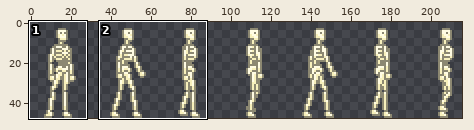
File history of a pixel-art file, assets/images/skeleton-walk.aseprite. Above, an overview of the earlier version with the close-up marked.
Close-up. Before the edit:
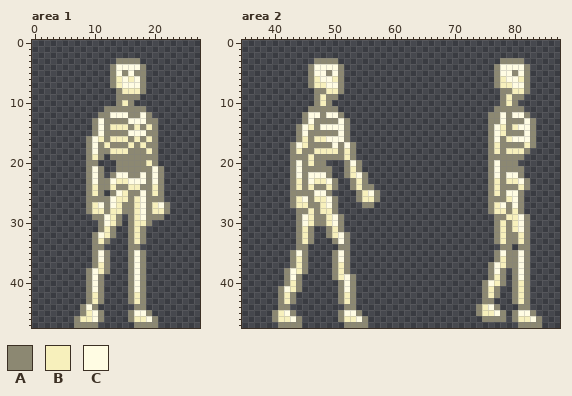
224x48 pixels, 1 frame. Shown: area 1: x 0..27, y 0..47; area 2: x 35..87, y 0..47. The wide view leaves out empty margins. The commit also changed other parts of the picture, which this record leaves out.
Palette (. is transparent): A #8c8872  B #f7f0bc  C #fffce3
The result:
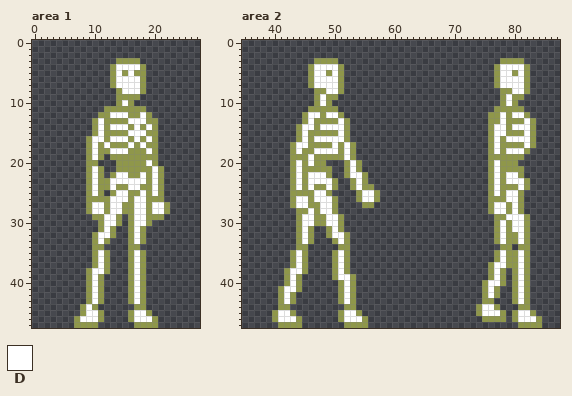
Colours new in this view: D #ffffff
Change:
colour A: #8c8872 -> #8f974a
Area 1:
y 4: x 14..17 CCCC -> DDDD
y 5: x 14 C -> D; x 16 C -> D
y 6: x 14..17 BCBC -> DDDD
y 7: x 14..17 BCCC -> DDDD
y 8: x 15..17 BBB -> DDD
y 10: x 15 B -> D
y 12: x 13..15 CCC -> DDD; x 18 C -> D
y 13: x 11 C -> D; x 16..18 CCC -> DDD
y 14: x 11 C -> D; x 13..15 BBB -> DDD; x 17 B -> D; x 19 B -> D
y 15: x 11 C -> D; x 16..18 CCC -> DDD
y 16: x 10..11 CB -> DD; x 13..15 BBB -> DDD; x 17 B -> D; x 19 B -> D
y 17: x 10 C -> D; x 12 B -> D; x 16 B -> D; x 18 B -> D
y 18: x 10 C -> D; x 13..15 BBB -> DDD; x 19 B -> D
y 19: x 10 B -> D
y 20: x 19 B -> D
y 21: x 10 C -> D; x 20 C -> D
y 22: x 10 C -> D; x 14..15 CC -> DD; x 18 C -> D; x 20 C -> D
y 23: x 10 C -> D; x 13..18 CBBCCC -> DDDDDD; x 20 C -> D
y 24: x 10 B -> D; x 13 B -> D; x 16..17 BB -> DD; x 20 B -> D
y 25: x 10 B -> D; x 14..15 CB -> DD; x 18 C -> D; x 20 B -> D
y 26: x 13..15 CBB -> DDD; x 17..18 BC -> DD
y 27: x 10..11 BC -> DD; x 13..14 CB -> DD; x 17..18 BC -> DD; x 20..21 BC -> DD
y 28: x 10..11 BB -> DD; x 13..14 BB -> DD; x 17..18 BC -> DD; x 20..21 BB -> DD
y 29: x 12..13 CB -> DD; x 17..18 BC -> DD
y 30: x 12..13 CB -> DD; x 17..18 BB -> DD
y 31: x 12 B -> D; x 17 B -> D
y 32: x 11..12 CB -> DD; x 17 B -> D
y 33: x 11 B -> D; x 17 B -> D
y 35..36: x 11 C -> D; x 17 C -> D
y 37: x 11 B -> D; x 17 C -> D
y 38: x 10..11 CB -> DD; x 17 C -> D
y 39..41: x 10 C -> D; x 17 C -> D
y 42..43: x 10 B -> D; x 17 B -> D
y 44: x 9 C -> D
y 45: x 9..10 BC -> DD; x 17..18 CC -> DD
y 46: x 8..10 BBC -> DDD; x 17..19 BBC -> DDD
Area 2:
y 4: x 47..50 CCCC -> DDDD; x 78..81 CCCC -> DDDD
y 5: x 47..48 CC -> DD; x 50 C -> D; x 78..79 CC -> DD; x 81 C -> D
y 6: x 47..50 BCCB -> DDDD; x 78..81 BCCB -> DDDD
y 7: x 47..50 BBCC -> DDDD; x 78..81 BBCC -> DDDD
y 8: x 49..50 BB -> DD; x 80..81 BB -> DD
y 9..10: x 48 B -> D; x 79 B -> D
y 12: x 46..47 CC -> DD; x 49..50 CC -> DD; x 78 C -> D; x 80..81 CC -> DD
y 13: x 46 C -> D; x 51 C -> D; x 78 C -> D; x 82 C -> D
y 14: x 45..46 CB -> DD; x 48..51 CCCC -> DDDD; x 77..78 CB -> DD; x 80..82 BCC -> DDD
y 15: x 45 C -> D; x 51 C -> D; x 77..78 CB -> DD; x 82 C -> D
y 16: x 45 B -> D; x 47..51 BBCCC -> DDDDD; x 77 C -> D; x 79..82 BCCC -> DDDD
y 17: x 44..45 CB -> DD; x 50 C -> D; x 52 C -> D; x 77 B -> D; x 82 B -> D
y 18: x 44 B -> D; x 47..50 BBBB -> DDDD; x 52 B -> D; x 77 B -> D; x 79..81 BBB -> DDD
y 19: x 46 B -> D; x 52 B -> D
y 20: x 44 C -> D; x 46 B -> D; x 53 C -> D; x 77 C -> D
y 21: x 44 C -> D; x 53 B -> D; x 77 C -> D
y 22: x 44 C -> D; x 46..48 CCC -> DDD; x 53..54 BC -> DD; x 77 C -> D; x 79..80 CC -> DD
y 23: x 44 B -> D; x 46..49 CBBC -> DDDD; x 54 B -> D; x 77 B -> D; x 79..81 BBC -> DDD
y 24: x 44 B -> D; x 46 B -> D; x 49 B -> D; x 54 B -> D; x 77 B -> D; x 81 B -> D
y 25: x 47..48 CC -> DD; x 55..56 BC -> DD; x 77 B -> D; x 79..80 CC -> DD
y 26: x 44..45 BC -> DD; x 47..49 BBC -> DDD; x 55..56 BB -> DD; x 79..80 BC -> DD
y 27: x 44..45 BB -> DD; x 48..49 BC -> DD; x 77..78 BC -> DD; x 80 C -> D
y 28: x 46 B -> D; x 48..49 BB -> DD; x 77..78 BB -> DD; x 80 B -> D
y 29: x 45..46 CB -> DD; x 49..50 BC -> DD; x 79..81 BBC -> DDD
y 30: x 45..46 CB -> DD; x 49..50 BC -> DD; x 78 B -> D; x 80..81 BC -> DD
y 31: x 45 B -> D; x 50 B -> D; x 78 B -> D; x 80..81 BC -> DD
y 32: x 45 B -> D; x 50..51 BC -> DD; x 78 B -> D; x 81 B -> D
y 33: x 45 B -> D; x 51 C -> D; x 78 B -> D; x 81 B -> D
y 35: x 44 C -> D; x 51 C -> D; x 78 C -> D; x 81 C -> D
y 36: x 44 B -> D; x 51 C -> D; x 78 B -> D; x 81 C -> D
y 37: x 44 B -> D; x 51 B -> D; x 77..78 CB -> DD; x 81 C -> D
y 38: x 43..44 CB -> DD; x 51 B -> D; x 77 C -> D; x 81 C -> D
y 39: x 43 C -> D; x 51..52 BC -> DD; x 77 B -> D; x 81 C -> D
y 40: x 43 B -> D; x 52 C -> D; x 76..77 CB -> DD; x 81 B -> D
y 41: x 42..43 CB -> DD; x 52 C -> D; x 76 B -> D; x 81 B -> D
y 42: x 42 B -> D; x 52 B -> D; x 76 B -> D; x 81 B -> D
y 43: x 42 B -> D; x 52 B -> D; x 81 B -> D
y 44: x 75..76 BC -> DD
y 45: x 41..42 BC -> DD; x 52..53 CC -> DD; x 75..77 BBC -> DDD; x 81..82 CC -> DD
y 46: x 41..43 BBC -> DDD; x 52..54 BBC -> DDD; x 81..83 BBC -> DDD
Pixel boxes of the changes (left, top, right, bottom) in both close-ups:
changed: (74, 58, 170, 328)
changed: (272, 58, 380, 328)
changed: (476, 58, 542, 328)
